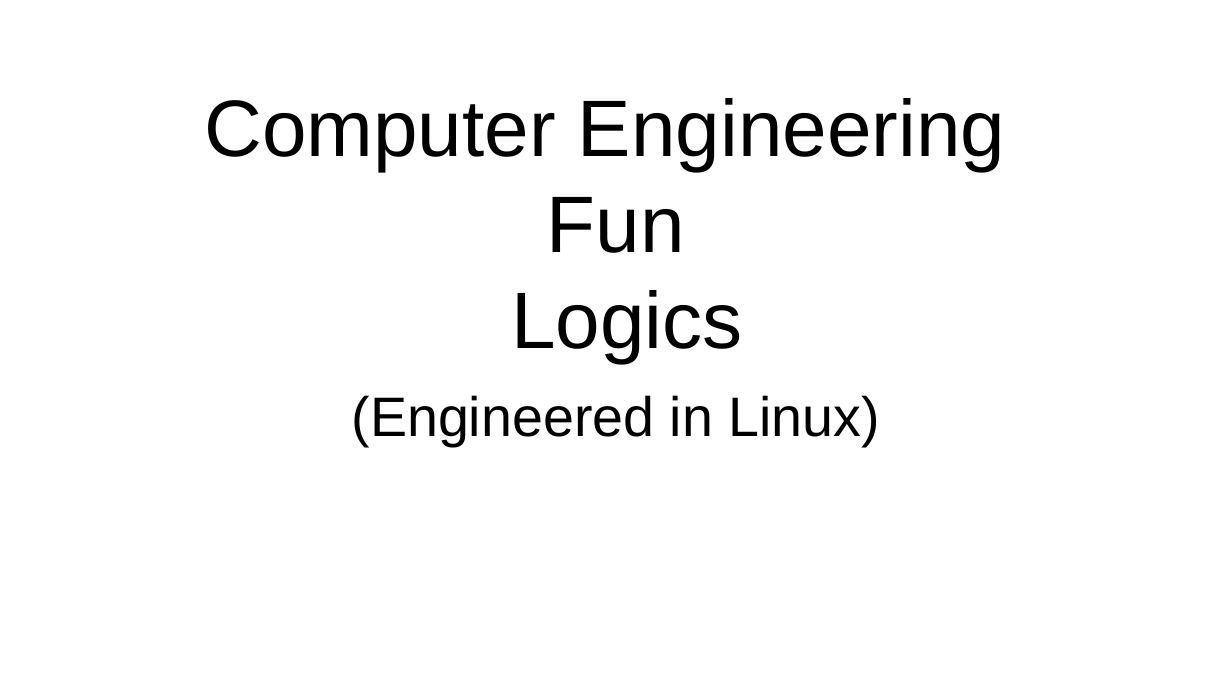
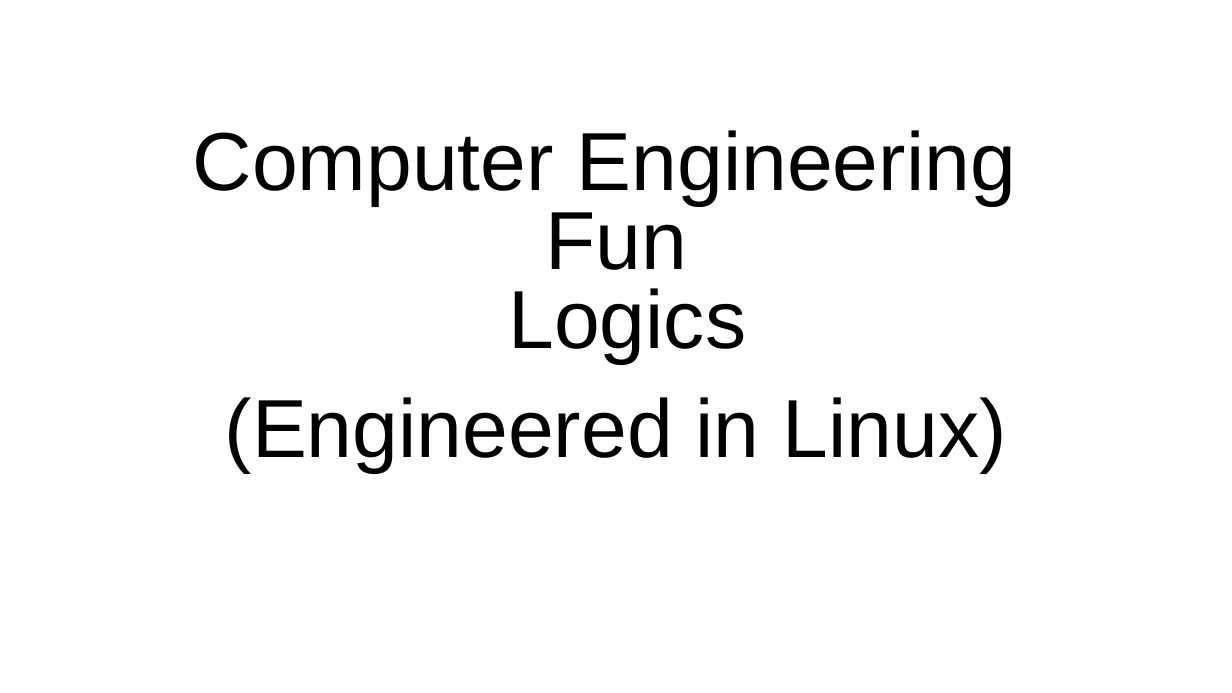
Before and after one commit to ProfJigarPandya/my-content, a slide deck: slide 1 of UnixSystemProgramming/Theory/Computer Engineering Fun Logics - play1.pptx. Drawn at 1232x693 pixels with LibreOffice and Linux fonts; fonts in the diff are those of the drawing. Boxes give left, top, right and bottom in pixels: in the first picture for what was removed or moved away, otherwise in the second. Text is boxed around its words. In the diff, an @@ line names an element or a change of style, - is before the commit and + after.

```diff
--- a/UnixSystemProgramming/Theory/Computer Engineering Fun Logics - play1.pptx
+++ b/UnixSystemProgramming/Theory/Computer Engineering Fun Logics - play1.pptx
@@ title "Computer Engineering" at [193, 130, 1016, 363]: size 46.8 to 48.1 pt; line spacing 1 to 0.8 @@
@@ subtitle "(Engineered in Linux)" at [225, 397, 1007, 472]: size 32.5 to 48.1 pt @@
```
Also in this commit, not shown: 13 other slides changed, 1 slide added, 11 other files.
